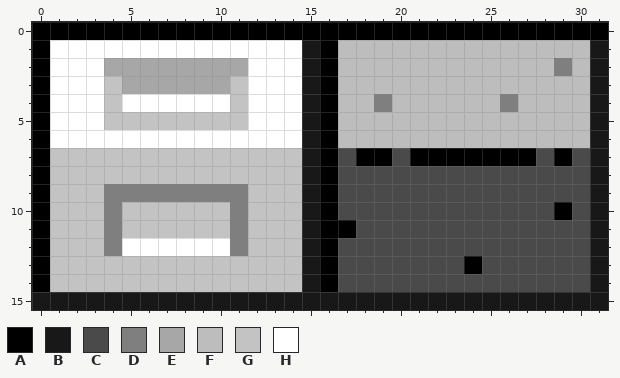
Pixel-art sprite -- Pong/resources/blocks.png. Above, as it was before the edit.
The file is 32x16 pixels.
Palette (. is transparent): A #000000  B #181818  C #4a4a4a  D #7f7f7f  E #a7a7a7  F #bdbdbd  G #c3c3c3  H #ffffff
The result:
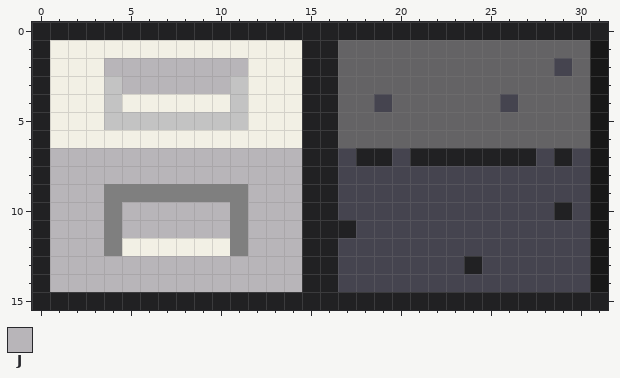
Colours new in this view: J #b8b5b9
Changes in this commit:
colour A: #000000 -> #212123
colour C: #4a4a4a -> #45444f
colour F: #bdbdbd -> #646365
colour H: #ffffff -> #f2f0e5
y 1: x 15 B -> A
y 2: x 4..11 EEEEEEEE -> JJJJJJJJ; x 15 B -> A; x 29 D -> C
y 3: x 5..10 EEEEEE -> JJJJJJ; x 15 B -> A
y 4: x 15 B -> A; x 19 D -> C; x 26 D -> C
y 5..6: x 15 B -> A
y 7..8: x 1..15 GGGGGGGGGGGGGGB -> JJJJJJJJJJJJJJA
y 9: x 1..3 GGG -> JJJ; x 12..15 GGGB -> JJJA
y 10..11: x 1..3 GGG -> JJJ; x 5..10 GGGGGG -> JJJJJJ; x 12..15 GGGB -> JJJA
y 12: x 1..3 GGG -> JJJ; x 12..15 GGGB -> JJJA
y 13..14: x 1..15 GGGGGGGGGGGGGGB -> JJJJJJJJJJJJJJA
y 15: x 0..31 BBBBBBBBBBBBBBBBBBBBBBBBBBBBBBBB -> AAAAAAAAAAAAAAAAAAAAAAAAAAAAAAAA
Changed places in both pictures, as pixel boxes (x1, y1, x2, y2):
changed: (32, 22, 608, 310)
